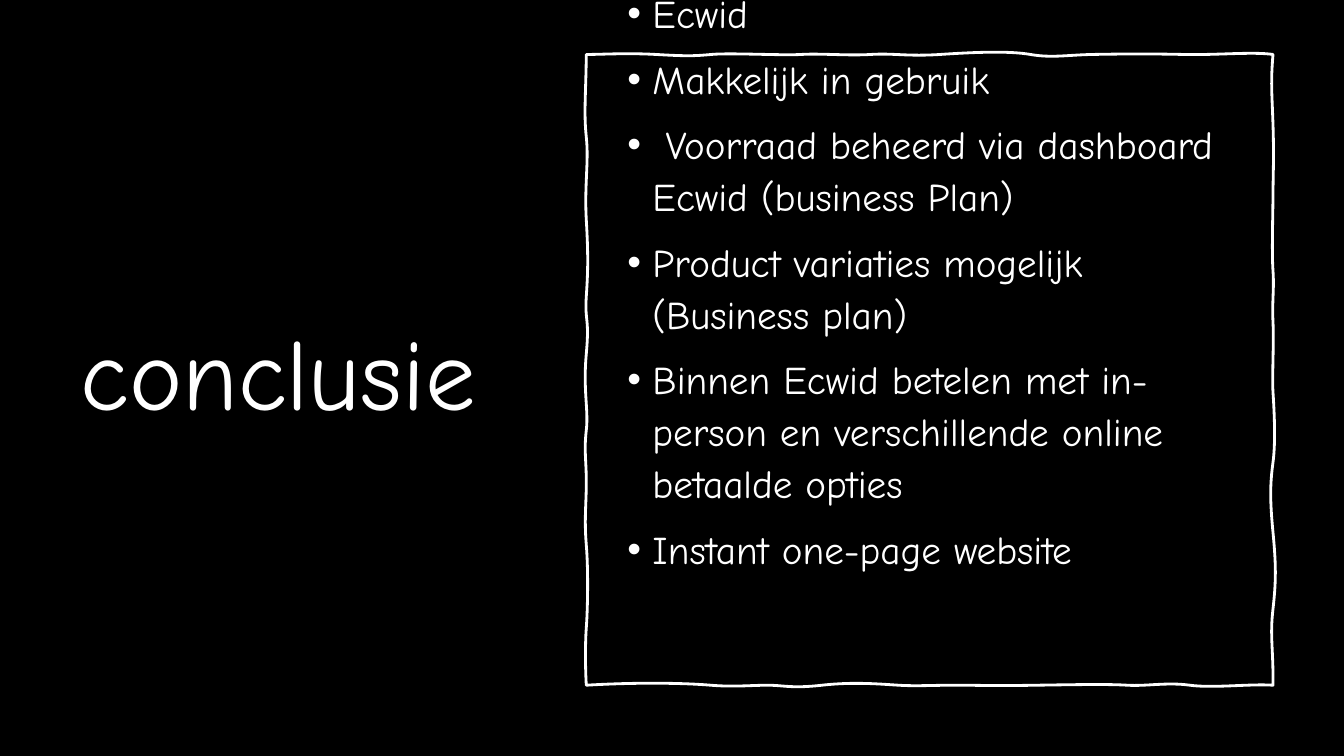
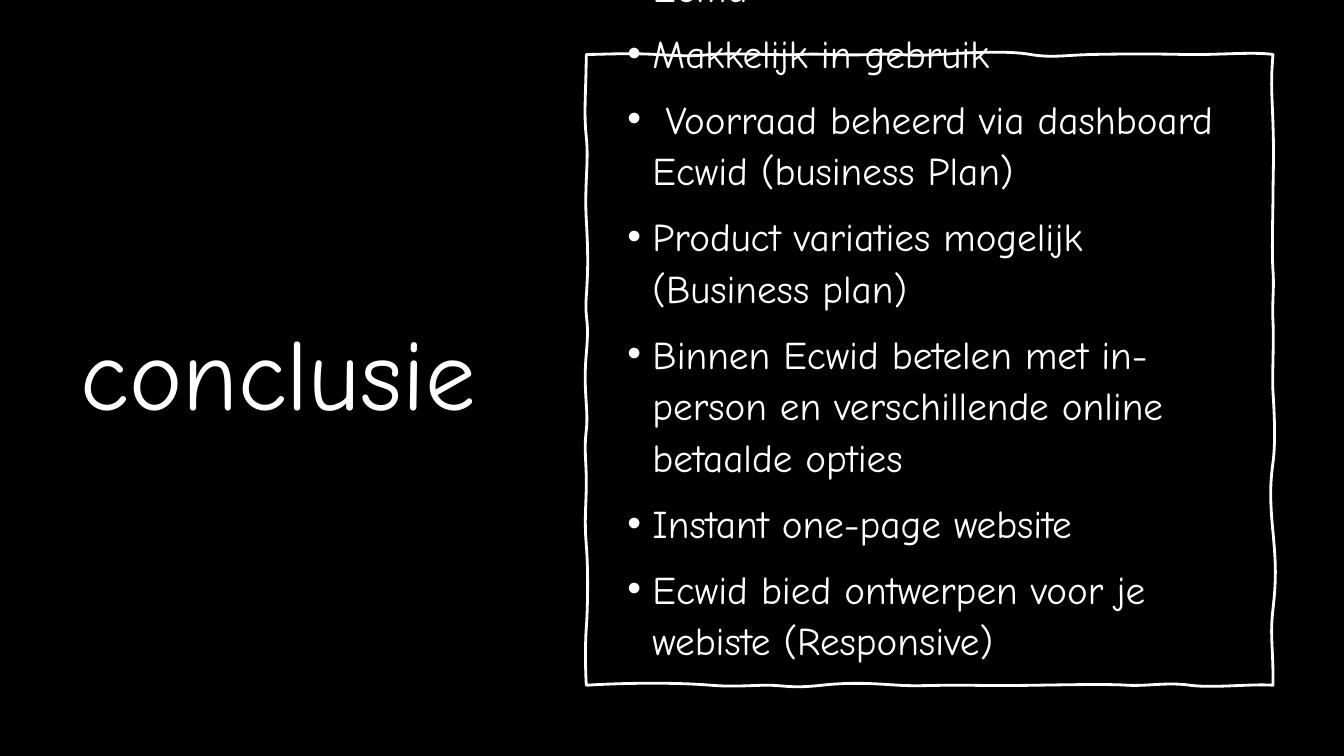
Before and after one commit to CcharlotteHh/legacy, a slide deck: slide 5 of documenten/Advies e-commerce platform opdracht.pptx. Drawn at 1344x756 pixels with LibreOffice and Linux fonts; fonts in the diff are those of the drawing; background and template pictures are left out. Boxes give left, top, right and bottom in pixels: in the first picture for what was removed or moved away, otherwise in the second. Text is boxed around its words. In the diff, an @@ line names an element or a change of style, - is before the commit and + after.

```diff
--- a/documenten/Advies e-commerce platform opdracht.pptx
+++ b/documenten/Advies e-commerce platform opdracht.pptx
@@ text at (652, 577, 1145, 663): paragraph added @@
+• Ecwid bied ontwerpen voor je webiste (Responsive)
```
Also in this commit, not shown: 3 other slides changed, 2 slides added, 2 other files.
